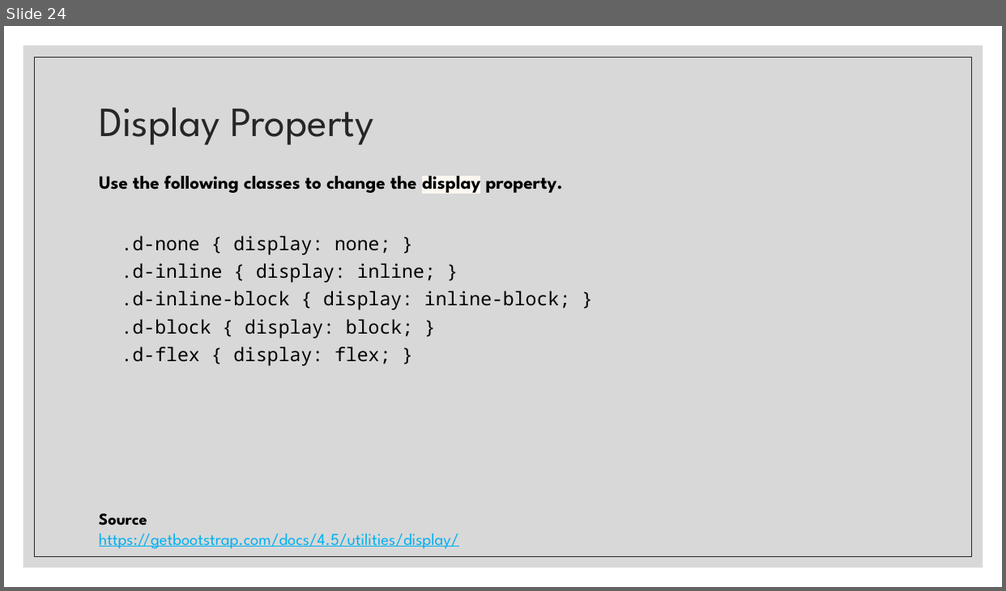
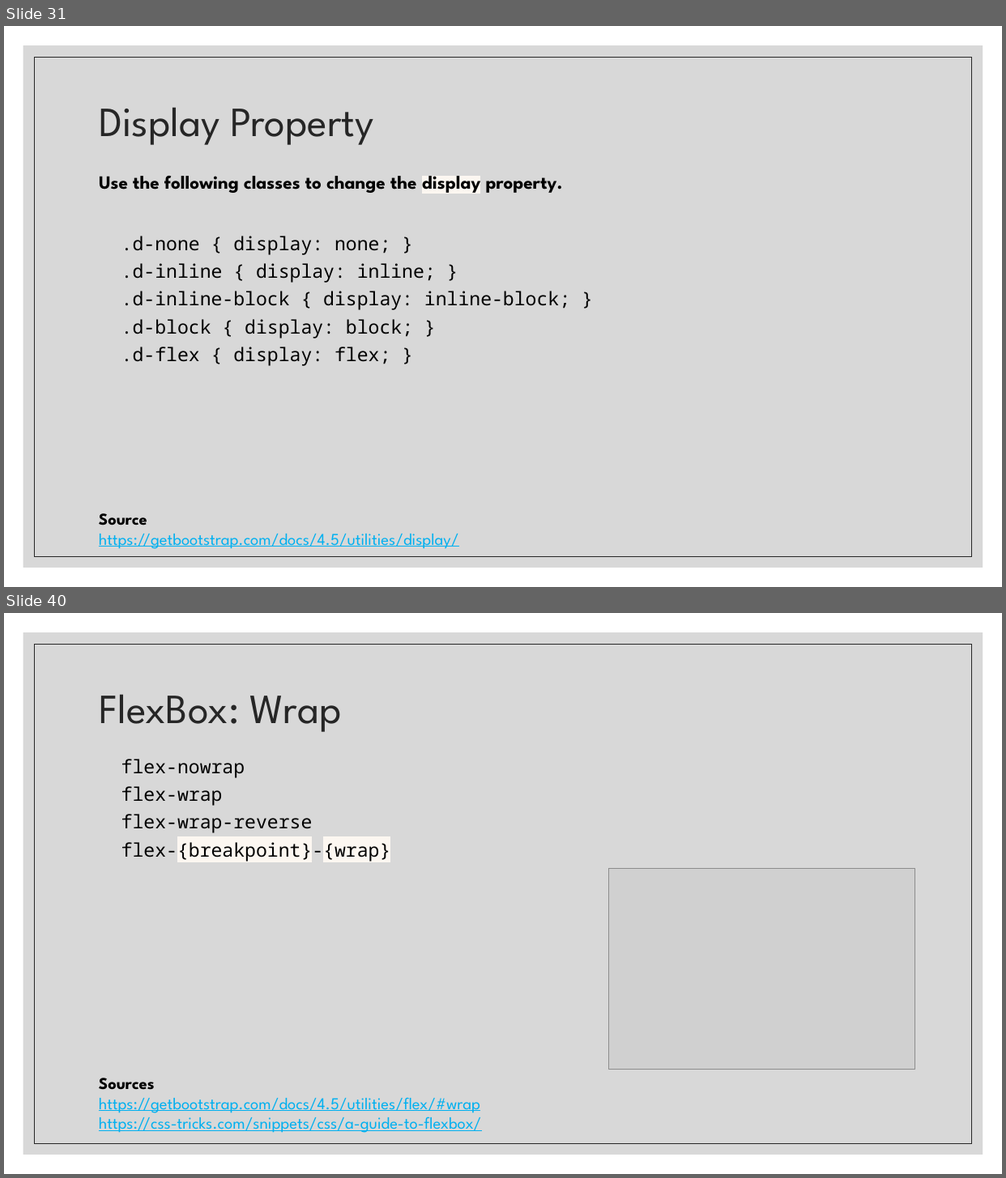
Before and after one commit to paulsmithkc/awd1000_base_lab_and_homework, a slide deck: bootstrap/slides/Intro to Bootstrap.pptx. Shown one above the other, each under a label of ours: slide 24 before the commit, slides 31 and 40 after it; the slides between them are not shown. The pictures are 1006x591 and 1006x1178 pixels, drawn with LibreOffice and Linux fonts; fonts in the diff are those of the drawing; grey boxes stand for pictures. Boxes give left, top, right and bottom in pixels: in the first picture for what was removed or moved away, otherwise in the second. Text is boxed around its words. In the diff, an @@ line names an element or a change of style, - is before the commit and + after.

Commit message:
Finishing up flexbox section

```diff
--- a/bootstrap/slides/Intro to Bootstrap.pptx
+++ b/bootstrap/slides/Intro to Bootstrap.pptx
@@ slide 40 added at (x1=4, y1=613, x2=1002, y2=1174), background #FFFFFF; not listed: 2 template elements that a slide beside it also shows @@
@@ title added at (x1=99, y1=694, x2=341, y2=732), 40 pt, text #262626 @@
+FlexBox: Wrap
@@ text added at (x1=121, y1=759, x2=391, y2=861), 18 pt, text #000000 @@
+  flex-nowrap
+  flex-wrap
+  flex-wrap-reverse
+  flex-{breakpoint}-{wrap}
@@ picture added at (x1=609, y1=868, x2=914, y2=1070) @@
@@ text added at (x1=99, y1=1078, x2=482, y2=1133), 16 pt, text #00B0F0, underline @@
+Sources
+https://getbootstrap.com/docs/4.5/utilities/flex/#wrap
+https://css-tricks.com/snippets/css/a-guide-to-flexbox/
@@ what was slide 24 is now slide 31 @@
```
Also in this commit, not shown: 2 slides changed, 16 other slides added.
